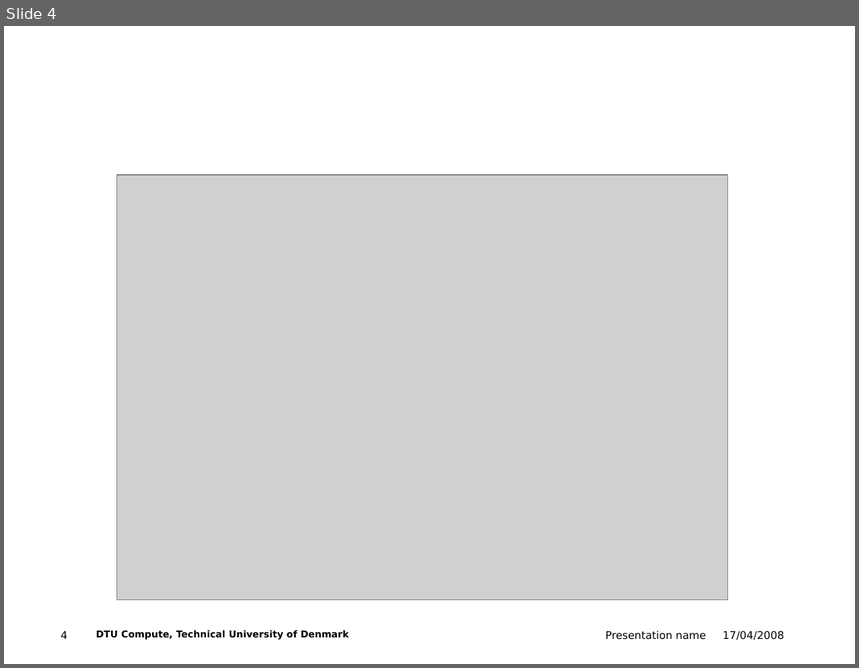
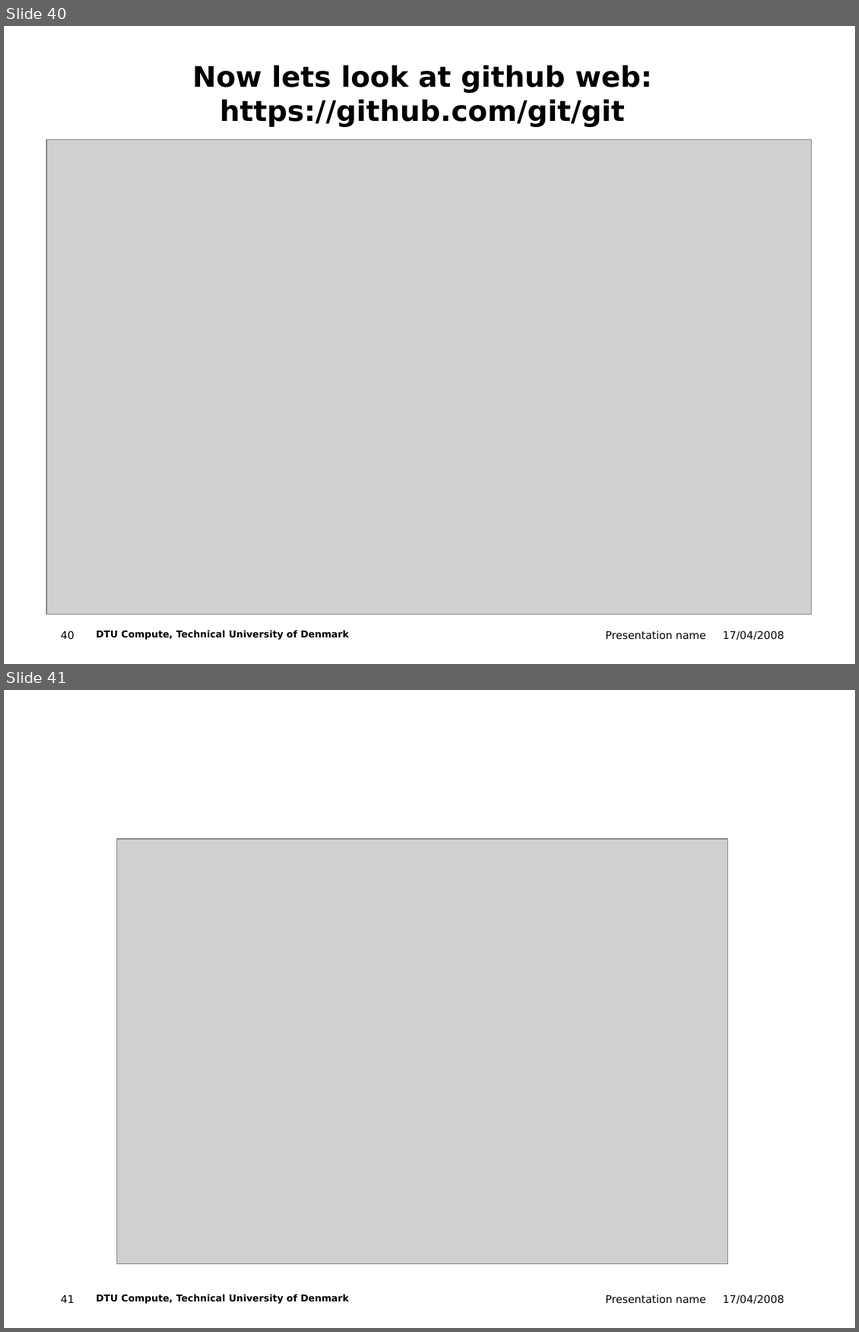
Before and after one commit to tsal-dtu/ws4_version_control_git, a slide deck: version_control_git.pptx. Shown one above the other, each under a label of ours: slide 4 before the commit, slides 40 and 41 after it. The pictures are 859x668 and 859x1332 pixels, drawn with LibreOffice and Linux fonts; fonts in the diff are those of the drawing; grey boxes stand for pictures; background and template pictures are left out. Boxes give left, top, right and bottom in pixels: in the first picture for what was removed or moved away, otherwise in the second. Text is boxed around its words. In the diff, an @@ line names an element or a change of style, - is before the commit and + after.

```diff
--- a/version_control_git.pptx
+++ b/version_control_git.pptx
@@ slide 40 added at bbox=[4, 26, 855, 664], background #FFFFFF; not listed: 4 template elements that a slide beside it also shows @@
@@ title added at bbox=[192, 65, 652, 126], 24 pt, text #000000, bold @@
+Now lets look at github web:
+https://github.com/git/git
@@ picture added at bbox=[47, 139, 812, 614] @@
@@ what was slide 4 is now slide 41 @@
@@ page number at bbox=[61, 1295, 75, 1303]: text changed @@
-4
+41
```
Also in this commit, not shown: 33 other slides added, 2 slides removed, 1 other file.
